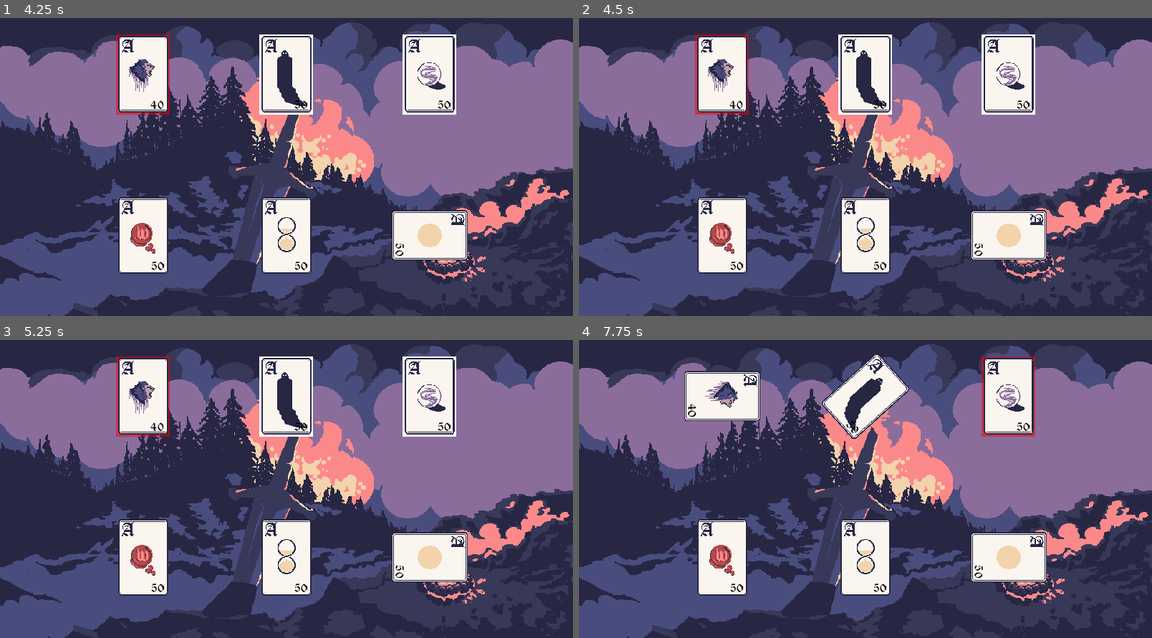
Above: before the commit, frames 1-4 (two rows, left to right).
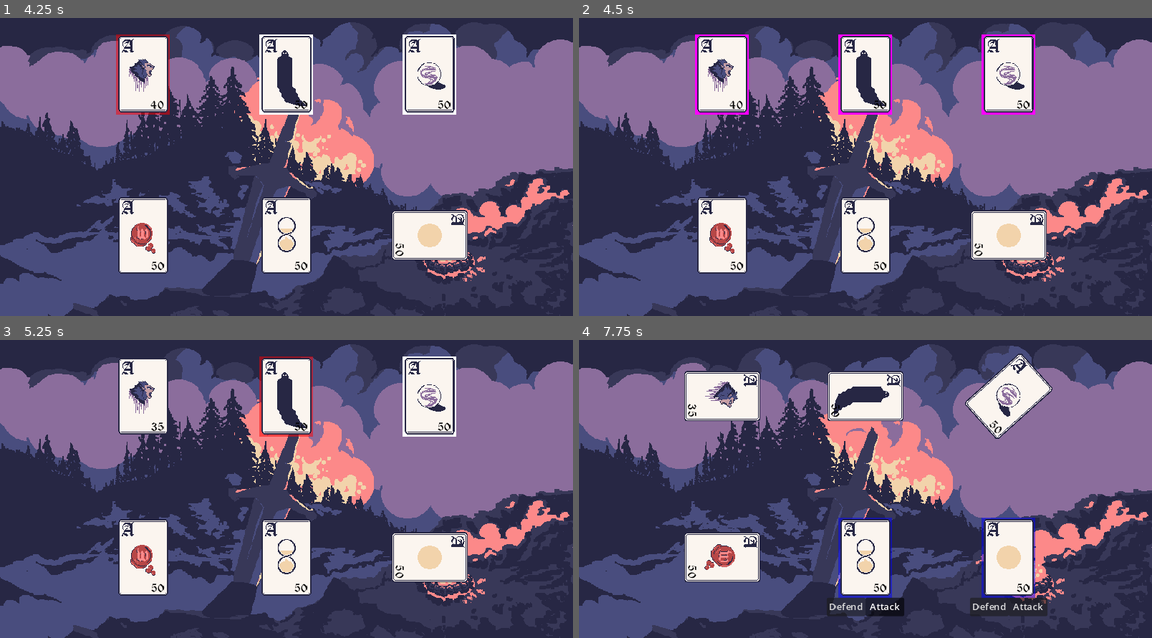
Above: after the commit, the same moments.

Repository: grahamcr4cker/PracticeCards
Game: Godot game, scene res://CombatPoc.tscn
Two runs of this game, one before a commit and one after it. Both use one fixed random seed, a clock stepped at 60 frames per second and the inputs below. This scene is started directly instead of the project's main scene.
Inputs (mouse positions are in pixels of both pictures, inside the frame that each line leads up to):
- Up to frame 1 (4.25 s): click "Attack" at 0.5 s; click (143, 74) at 1.27 s; click "Defend" at 2 s; click "Attack" at 2.75 s; click (143, 74) at 3.52 s
- Up to frame 2 (4.5 s): tap Enter at 4.25 s; move the mouse to (991, 140) at 4.27 s; tap Space (attack, bound only after the commit) at 4.35 s; click (991, 140) at 4.42 s
- Up to frame 3 (5.25 s): click (143, 396) at 5.02 s
- Up to frame 4 (7.75 s): move the mouse to (750, 491) at 5.77 s; click (750, 491) at 5.85 s; tap Space (attack, bound only after the commit) at 6.05, 6.5, 6.6 s; move the mouse to (922, 405) at 6.52 s; click (922, 405) at 6.67 s; click (705, 608) at 7.25 s, where only the run after the commit has a clickable "Defend"

Frame 1 is identical in both runs. In frame 2, 0.8% of the frame differs, in the area x 20-80%, y 5-33%; in frame 3, 0.6%; in frame 4, 8.7%, in the area x 18-83%, y 4-93%.

Commit message:
added some touch ups

Diff:
--- a/CombatBox.gd
+++ b/CombatBox.gd
@@ -5,6 +5,18 @@
 
 @export var action_status : ActionStatus
 @export var player_stats : PlayerStatsPoc
+
+var is_button_pressed := true
+
+
+func _unhandled_input(event):
+	if Input.is_action_just_pressed("attack"):
+		print("ATTACK!!!")
+		if is_button_pressed:
+			action_status.attackMode.emit()
+		else:
+			action_status.attackCancel.emit()
+		is_button_pressed = !is_button_pressed
 
 
 func _on_attack_button_toggled(button_pressed):
--- a/CombatPoc.gd
+++ b/CombatPoc.gd
@@ -16,7 +16,7 @@
 
 const combat_entity := preload("res://PlayerPoc.tscn")
 
-@onready var turn_manager_poc = $TurnManagerPoc
+@onready var turn_manager_poc := $TurnManagerPoc
 
 
 func _unhandled_input(event):
--- a/PlayableCard.tscn
+++ b/PlayableCard.tscn
@@ -194,7 +194,7 @@
 material = ExtResource("1_iqj45")
 position = Vector2(1.24529, 1.26606)
 texture = ExtResource("1_il4xp")
-offset = Vector2(0, -1.10653)
+offset = Vector2(0, -1.09718)
 script = ExtResource("2_sp0tm")
 
 [node name="Animation Player" type="AnimationPlayer" parent="."]
--- a/hand.gd
+++ b/hand.gd
@@ -3,7 +3,7 @@
 
 @onready var attack_button = $"../Attack Button"
 
-@export var hand_count := 5
+@export var hand_count := 25
 
 const ANIMATION_SPEED := .15
 var total_card_plays := 2
--- a/project.godot
+++ b/project.godot
@@ -42,6 +42,11 @@
 "events": [Object(InputEventKey,"resource_local_to_scene":false,"resource_name":"","device":-1,"window_id":0,"alt_press …(182 unchanged characters)…
 ]
 }
+attack={
+"deadzone": 0.5,
+"events": [Object(InputEventKey,"resource_local_to_scene":false,"resource_name":"","device":-1,"window_id":0,"alt_pressed":false,"shift_pressed":false,"ctrl_pressed":false,"meta_pressed":false,"pressed":false,"keycode":0,"physical_keycode":32,"key_label":0,"unicode":32,"echo":false,"script":null)
+]
+}
 
 [rendering]
 
Not shown: 1 places in CombatBox.tscn that only renumber resources
Not shown: 1 places in CombatPoc.tscn that only renumber resources
Not shown: 2 places in PlayerPoc.tscn that only renumber resources
